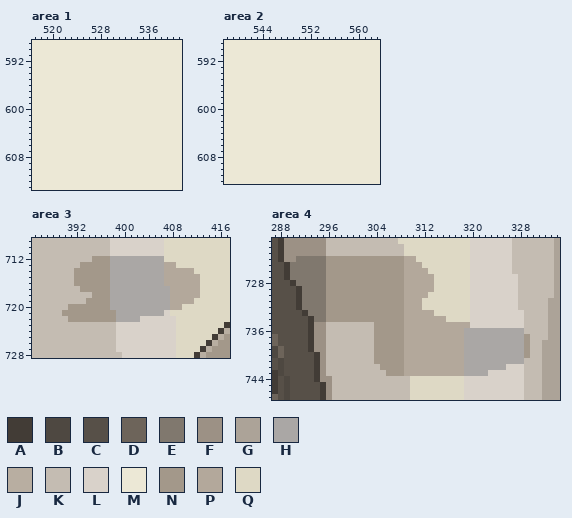
Two versions of one pixel-art file, Assets/aseprite/fall behind.aseprite. The picture above was drawn from the file before the commit.
1000x1000 pixels, 1 frame. Colours within 5 levels of each other are drawn and written as one. Shown: area 1: x 517..541, y 589..613; area 2: x 538..563, y 589..612; area 3: x 385..417, y 709..728; area 4: x 287..334, y 721..747. The commit also changed other parts of the picture, which this record leaves out.
Visible layers, top first: "Layer 6", "kusaki", "mikidoor", "Group 1/waku", "Group 1/kusaki", "Group 1/himo", "Group 1/UI", "Group 1/Layer 9", "Group 1/Layer 7", "Group 1/Layer 11", "Layer 1".
Palette (. is transparent): A #423c36  B #4e4841  C #575048  D #6d645a  E #80786e  F #9c9185  G #aca398  H #aaa7a5  J #b8aea1  K #c4bcb2  L #d9d2ca  M #ece8d6  N #a3988a  P #b3a89b  Q #ded9c5
Pixels before, area 1, first column x 517:
589 MMMMMMMMMMMMMMMMMMMMMMMMM
590 MMMMMMMMMMMMMMMMMMMMMMMMM
591 MMMMMMMMMMMMMMMMMMMMMMMMM
592 MMMMMMMMMMMMMMMMMMMMMMMMM
593 MMMMMMMMMMMMMMMMMMMMMMMMM
594 MMMMMMMMMMMMMMMMMMMMMMMMM
595 MMMMMMMMMMMMMMMMMMMMMMMMM
596 MMMMMMMMMMMMMMMMMMMMMMMMM
597 MMMMMMMMMMMMMMMMMMMMMMMMM
598 MMMMMMMMMMMMMMMMMMMMMMMMM
599 MMMMMMMMMMMMMMMMMMMMMMMMM
600 MMMMMMMMMMMMMMMMMMMMMMMMM
601 MMMMMMMMMMMMMMMMMMMMMMMMM
602 MMMMMMMMMMMMMMMMMMMMMMMMM
603 MMMMMMMMMMMMMMMMMMMMMMMMM
604 MMMMMMMMMMMMMMMMMMMMMMMMM
605 MMMMMMMMMMMMMMMMMMMMMMMMM
606 MMMMMMMMMMMMMMMMMMMMMMMMM
607 MMMMMMMMMMMMMMMMMMMMMMMMM
608 MMMMMMMMMMMMMMMMMMMMMMMMM
609 MMMMMMMMMMMMMMMMMMMMMMMMM
610 MMMMMMMMMMMMMMMMMMMMMMMMM
611 MMMMMMMMMMMMMMMMMMMMMMMMM
612 MMMMMMMMMMMMMMMMMMMMMMMMM
613 MMMMMMMMMMMMMMMMMMMMMMMMM
Pixels before, area 2, first column x 538:
589 MMMMMMMMMMMMMMMMMMMMMMMMMM
590 MMMMMMMMMMMMMMMMMMMMMMMMMM
591 MMMMMMMMMMMMMMMMMMMMMMMMMM
592 MMMMMMMMMMMMMMMMMMMMMMMMMM
593 MMMMMMMMMMMMMMMMMMMMMMMMMM
594 MMMMMMMMMMMMMMMMMMMMMMMMMM
595 MMMMMMMMMMMMMMMMMMMMMMMMMM
596 MMMMMMMMMMMMMMMMMMMMMMMMMM
597 MMMMMMMMMMMMMMMMMMMMMMMMMM
598 MMMMMMMMMMMMMMMMMMMMMMMMMM
599 MMMMMMMMMMMMMMMMMMMMMMMMMM
600 MMMMMMMMMMMMMMMMMMMMMMMMMM
601 MMMMMMMMMMMMMMMMMMMMMMMMMM
602 MMMMMMMMMMMMMMMMMMMMMMMMMM
603 MMMMMMMMMMMMMMMMMMMMMMMMMM
604 MMMMMMMMMMMMMMMMMMMMMMMMMM
605 MMMMMMMMMMMMMMMMMMMMMMMMMM
606 MMMMMMMMMMMMMMMMMMMMMMMMMM
607 MMMMMMMMMMMMMMMMMMMMMMMMMM
608 MMMMMMMMMMMMMMMMMMMMMMMMMM
609 MMMMMMMMMMMMMMMMMMMMMMMMMM
610 MMMMMMMMMMMMMMMMMMMMMMMMMM
611 MMMMMMMMMMMMMMMMMMMMMMMMMM
612 MMMMMMMMMMMMMMMMMMMMMMMMMM
Pixels before, area 3, first column x 385:
709 KKKKKKKKKKKKKLLLLLLLLLQQQQQQQQQQQ
710 KKKKKKKKKKKKKLLLLLLLLLQQQQQQQQQQQ
711 KKKKKKKKKKKKKLLLLLLLLLQQQQQQQQQQQ
712 KKKKKKKKKKNNNHHHHHHHHHQQQQQQQQQQQ
713 KKKKKKKKNNNNNHHHHHHHHHPPQQQQQQQQQ
714 KKKKKKKNNNNNNHHHHHHHHHPPPPPQQQQQQ
715 KKKKKKKNNNNNNHHHHHHHHHPPPPPPQQQQQ
716 KKKKKKKNNNNNNHHHHHHHHHPPPPPPQQQQQ
717 KKKKKKKKNNNNNHHHHHHHHHHPPPPPQQQQQ
718 KKKKKKKKKKNNNHHHHHHHHHHPPPPPQQQQQ
719 KKKKKKKKKNNNNHHHHHHHHHHPPPPQQQQQQ
720 KKKKKKNNNNNNNHHHHHHHHHHPPQQQQQQQQ
721 KKKKKNNNNNNNNNHHHHHHHHLQQQQQQQQQQ
722 KKKKKKNNNNNNNNHHHHLLLLLLQQQQQQQQQ
723 KKKKKKKKKKKKKKLLLLLLLLLLQQQQQQQQA
724 KKKKKKKKKKKKKKLLLLLLLLLLQQQQQQQAJ
725 KKKKKKKKKKKKKKLLLLLLLLLLQQQQQQAJN
726 KKKKKKKKKKKKKKLLLLLLLLLLQQQQQAJNN
727 KKKKKKKKKKKKKKLLLLLLLLLLQQQQAJNNN
728 KKKKKKKKKKKKKKKLLLLLLLLLQQQAJNNNN
Pixels before, area 4, first column x 287:
721 CAFFFFFFFKKKKKKKKKKKKQQQQQQQQQQQQLLLLLLLKKKKKKKG
722 CAFFFFFFFKKKKKKKKKKKKKQQQQQQQQQQQLLLLLLLKKKKKKKG
723 CAFFFFFFFKKKKKKKKKKKKKQQQQQQQQQQQLLLLLLLKKKKKKKG
724 CAFFEEEEENNNNNNNNNNNNNPPQQQQQQQQQLLLLLLLKKKKKKKG
725 CCAEEEEEENNNNNNNNNNNNNPPPQQQQQQQQLLLLLLLKKKKKKKG
726 CCAEEEEEENNNNNNNNNNNNNPPPPQQQQQQQLLLLLLLKKKKKKKG
727 CCAEEEEEENNNNNNNNNNNNNPPPPPQQQQQQLLLLLLLLKKKKKKG
728 CCCAEEEEENNNNNNNNNNNNNPPPPPQQQQQQLLLLLLLLKKKKKKG
729 CCCCAEEEENNNNNNNNNNNNNPPPPPQQQQQQLLLLLLLLKKKKKKG
730 CCCCAEEEENNNNNNNNNNNNNPPPPQQQQQQQLLLLLLLLKKKKKKG
731 CCCCAEEEENNNNNNNNNNNNNPPPQQQQQQQQLLLLLLLLKKKKKGG
732 CCCCAEEEENNNNNNNNNNNNNPPPQQQQQQQQLLLLLLLLKKKKKGG
733 CCCCCAEEENNNNNNNNNNNNNPPPPPQQQQQQLLLLLLLLLKKKKGG
734 CCCCCCAEENNNNNNNNNNNNNPPPPPPPQQQQLLLLLLLLLKKKKGG
735 CCCCCCAFFKKKKKKKKNNNNNPPPPPPPPPPPLLLLLLLLLKKKKGG
736 CCCCCCAFFKKKKKKKKNNNNNPPPPPPPPPPHHHHHHHHHHKKKKGG
737 DCCCCCAFFKKKKKKKKNNNNNPPPPPPPPPPHHHHHHHHHHNKKKGG
738 DCCCCCAFFKKKKKKKKNNNNNPPPPPPPPPPHHHHHHHHHHNKKGGG
739 BDCCCCAFFKKKKKKKKNNNNNPPPPPPPPPPHHHHHHHHHHNKKGGG
740 BDCCCCCAFKKKKKKKKNNNNNPPPPPPPPPPHHHHHHHHHHNKKGGG
741 CBCCCCCAFKKKKKKKKNNNNNPPPPPPPPPPHHHHHHHHHHKKKGGG
742 CBCCCCCAFKKKKKKKKKNNNNPPPPPPPPPPHHHHHHHLLLKKKGGG
743 ABCCCCCAFKKKKKKKKKKNNNPPPPPPPPPPHHHHLLLLLLKKKGGG
744 ACBCCCCAFFKKKKKKKKKKKKKQQQQQQQQQLLLLLLLLLLKKKGGG
745 ACBCCCCCAFKKKKKKKKKKKKKQQQQQQQQQLLLLLLLLLLKKKGGG
746 ACBCCCCCAFKKKKKKKKKKKKKQQQQQQQQQLLLLLLLLLLKKKGGG
747 DCBCCCCCAFKKKKKKKKKKKKKQQQQQQQQQLLLLLLLLLLKKKGGG
Now the later version:
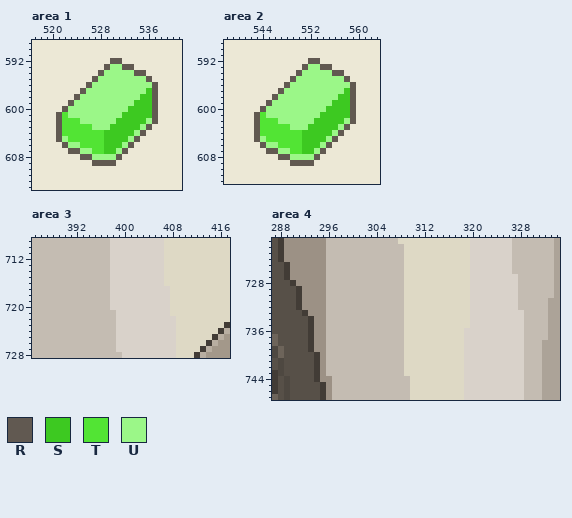
Colours new in this view: R #615951  S #3dc921  T #52e434  U #9bf788
Edits made:
layer "Group 1/Layer 9" now hidden
layer "Layer 8" now shown
Changed rows in their new state; - is an unchanged pixel.
Area 1, layer "Layer 8":
first column x 521:
592 ---------RR------
593 --------RUURR----
594 -------RUUUUURR--
595 ------RUUUUUUUUR-
596 -----RUUUUUUUUUUR
597 ----RUUUUUUUUUUSR
598 ---RUUUUUUUUUUSSR
599 --RUUUUUUUUUUSSSR
600 -RUUUUUUUUUUSSSSR
601 RTUUUUUUUUUSSSSSR
602 RTTTUUUUUUSSSSSUR
603 RTTTTTUUUSSSSSUR-
604 RTTTTTTTSSSSSUR--
605 RUTTTTTTSSSSUR---
606 -RUUTTTTSSSUR----
607 --RRUUTTSSUR-----
608 ----RRUUUUR------
609 ------RRRR-------
Area 2, layer "Layer 8":
first column x 543:
592 ---------RR------
593 --------RUURR----
594 -------RUUUUURR--
595 ------RUUUUUUUUR-
596 -----RUUUUUUUUUUR
597 ----RUUUUUUUUUUSR
598 ---RUUUUUUUUUUSSR
599 --RUUUUUUUUUUSSSR
600 -RUUUUUUUUUUSSSSR
601 RTUUUUUUUUUSSSSSR
602 RTTTUUUUUUSSSSSUR
603 RTTTTTUUUSSSSSUR-
604 RTTTTTTTSSSSSUR--
605 RUTTTTTTSSSSUR---
606 -RUUTTTTSSSUR----
607 --RRUUTTSSUR-----
608 ----RRUUUUR------
609 ------RRRR-------
Area 3:
first column x 390:
712 -----KKKLLLLLLLLL------
713 ---KKKKKLLLLLLLLLQQ----
714 --KKKKKKLLLLLLLLLQQQQQ-
715 --KKKKKKLLLLLLLLLQQQQQQ
716 --KKKKKKLLLLLLLLLQQQQQQ
717 ---KKKKKLLLLLLLLLLQQQQQ
718 -----KKKLLLLLLLLLLQQQQQ
719 ----KKKKLLLLLLLLLLQQQQ-
720 -KKKKKKKLLLLLLLLLLQQ---
721 KKKKKKKKKLLLLLLLL------
722 -KKKKKKKKLLLL----------
Area 4:
first column x 290:
724 -FFFFFKKKKKKKKKKKKKQQ-------------------
725 FFFFFFKKKKKKKKKKKKKQQQ------------------
726 FFFFFFKKKKKKKKKKKKKQQQQ-----------------
727 FFFFFFKKKKKKKKKKKKKQQQQQ----------------
728 -FFFFFKKKKKKKKKKKKKQQQQQ----------------
729 --FFFFKKKKKKKKKKKKKQQQQQ----------------
730 --FFFFKKKKKKKKKKKKKQQQQ-----------------
731 --FFFFKKKKKKKKKKKKKQQQ------------------
732 --FFFFKKKKKKKKKKKKKQQQ------------------
733 ---FFFKKKKKKKKKKKKKQQQQQ----------------
734 ----FFKKKKKKKKKKKKKQQQQQQQ--------------
735 --------------KKKKKQQQQQQQQQQQ----------
736 --------------KKKKKQQQQQQQQQQLLLLLLLLLL-
737 --------------KKKKKQQQQQQQQQQLLLLLLLLLLK
738 --------------KKKKKQQQQQQQQQQLLLLLLLLLLK
739 --------------KKKKKQQQQQQQQQQLLLLLLLLLLK
740 --------------KKKKKQQQQQQQQQQLLLLLLLLLLK
741 --------------KKKKKQQQQQQQQQQLLLLLLLLLL-
742 ---------------KKKKQQQQQQQQQQLLLLLLL----
743 ----------------KKKQQQQQQQQQQLLLL-------
Boxes around the changes in both pictures, in picture pixels (x1, y1, x2, y2):
changed: (56, 58, 158, 166)
changed: (254, 58, 356, 166)
changed: (62, 256, 200, 322)
changed: (290, 256, 530, 376)
